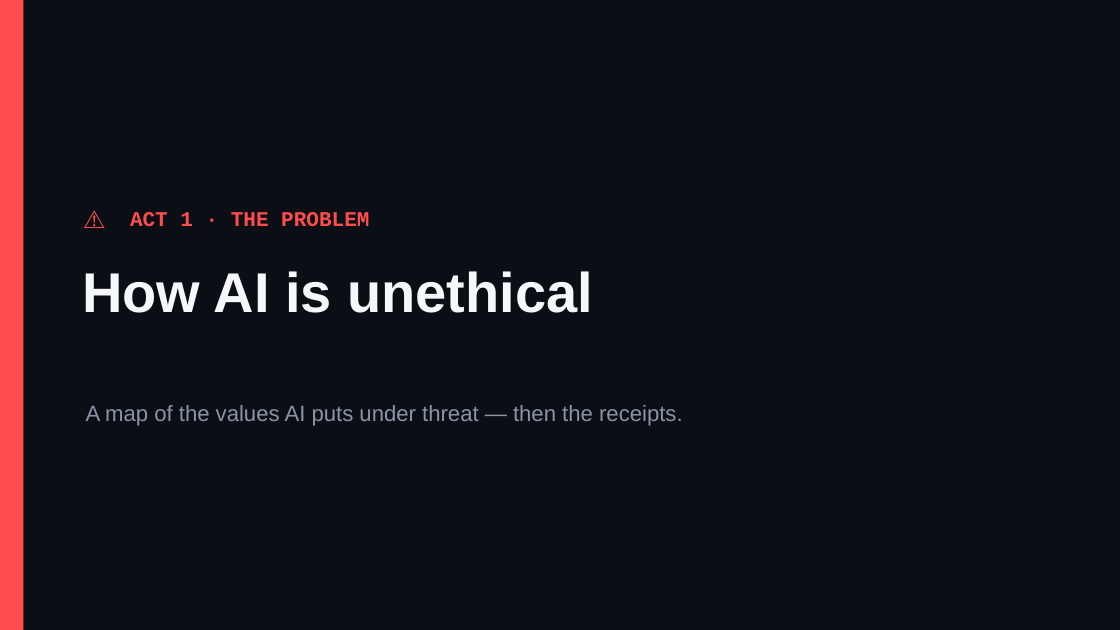
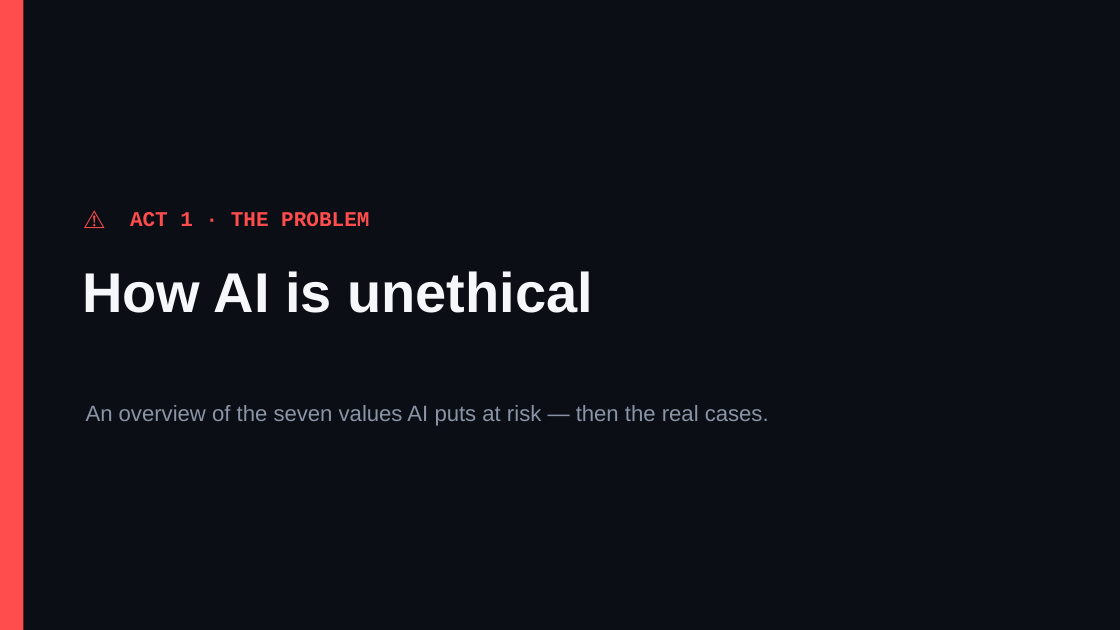
Before and after one commit to Cornell-Tech-Vibe-Coding-Summer-2026/website, a slide deck: slide 4 of slides/Week2-Wed-AI-Against-AI.pptx. Drawn at 1120x630 pixels with LibreOffice and Linux fonts; fonts in the diff are those of the drawing. Boxes give left, top, right and bottom in pixels: in the first picture for what was removed or moved away, otherwise in the second. Text is boxed around its words. In the diff, an @@ line names an element or a change of style, - is before the commit and + after.

```diff
--- a/slides/Week2-Wed-AI-Against-AI.pptx
+++ b/slides/Week2-Wed-AI-Against-AI.pptx
@@ text at box(86, 405, 769, 426): text changed @@
-A map of the values AI puts under threat — then the receipts.
+An overview of the seven values AI puts at risk — then the real cases.
```
Also in this commit, not shown: 12 other slides changed, 2 other files.
